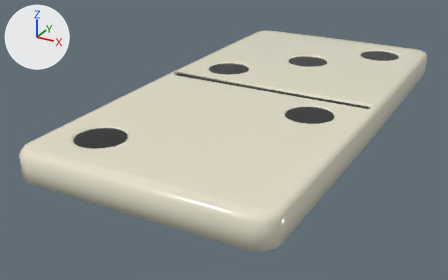
The glTF model public/static_assets/models/pieces/dominoes/Domino_2_3.glb: old version first, new version second.
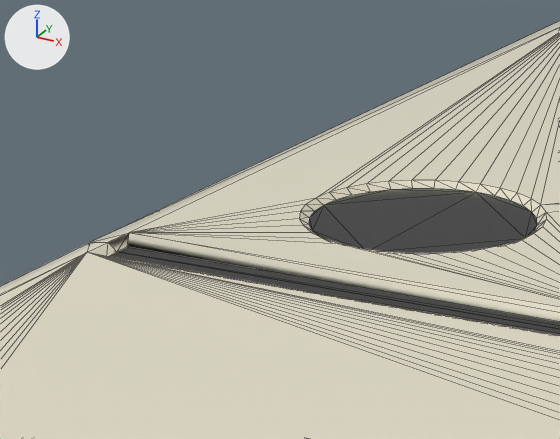
Each version appears first whole from a 50 mm camera at (0.834, -1.803, 0.785) aimed at (-0.097, -0.11, -0.061), and next in a close-up on the part from 35% to 56% of the width and 11% to 38% of the height. Arrows for +X, +Y and +Z are at upper left; the lights stay in place. The older version's two pictures come first. The close-ups show mesh edges as thin lines. Where no turn or scale is listed for an object, it has been applied to the vertices. Vertices at exactly the same position are counted once.

Objects in the first close-up: 'Domino_2_3_A.001', 'Domino_2_3_B.001'.
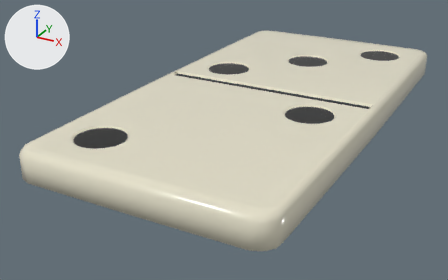
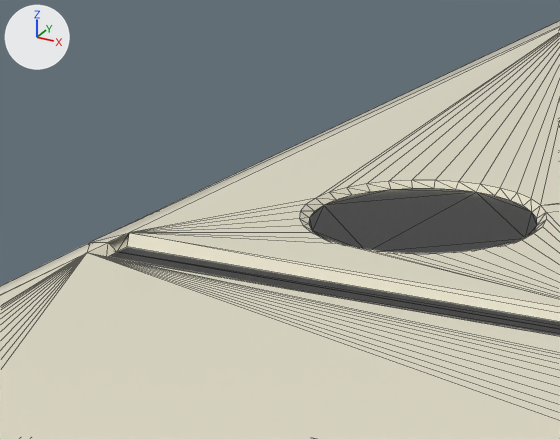
Commit message: Fixed domino models.

Location of each change, [x1, y1, x2, y2] in pixels of the close-ups (560 x 439 px; the box of a moved part takes in the faces that stretch with it):
part 1 of me_cube_023, moved or reshaped
    before: [0, 255, 82, 306]
    after: [0, 253, 86, 306]
part 2 of me_cube_024, shading changed
    both: [127, 232, 560, 322]

Patch to the scene script:
```diff
--- a/public/static_assets/models/pieces/dominoes/Domino_2_3.glb.py
+++ b/public/static_assets/models/pieces/dominoes/Domino_2_3.glb.py
@@ me_cube_023 @@
 # used by ob_domino_2_3_a_001; location = (0.0, -0.4023, 0.0533)
-me_cube_023.from_pydata(...)  # 200 vertices, 388 faces; spans x -0.386..0.386, y -0.37..0.402, z -0.053..0.053
+me_cube_023.from_pydata(...)  # 200 vertices, 388 faces; spans x -0.386..0.386, y -0.37..0.402, z -0.052..0.053
+# me_cube_023 part 1: all 10 vertices in x -0.359..0.359, y -0.325..-0.269, z 0.051..0.052 are moved by (0.0, 0.0, 0.001)
+# other edits to the shape of me_cube_023 do not show in these pictures
 me_cube_023.materials.append(mat_base)
@@ me_cube_024 @@
 # used by ob_domino_2_3_b_001; location = (0.0, 0.4023, 0.0533)
-me_cube_024.from_pydata(...)  # 264 vertices, 516 faces; spans x -0.386..0.386, y -0.402..0.37, z -0.053..0.053
+me_cube_024.from_pydata(...)  # 264 vertices, 516 faces; spans x -0.386..0.386, y -0.402..0.37, z -0.052..0.053
+# me_cube_024 part 2: 159 of the faces centred in x -0.367..0.36, y -0.386..0.334, z -0.053..0.052 are now shaded flat
+# edits to the shape of me_cube_024 do not show in these pictures
 me_cube_024.materials.append(mat_base)
```
